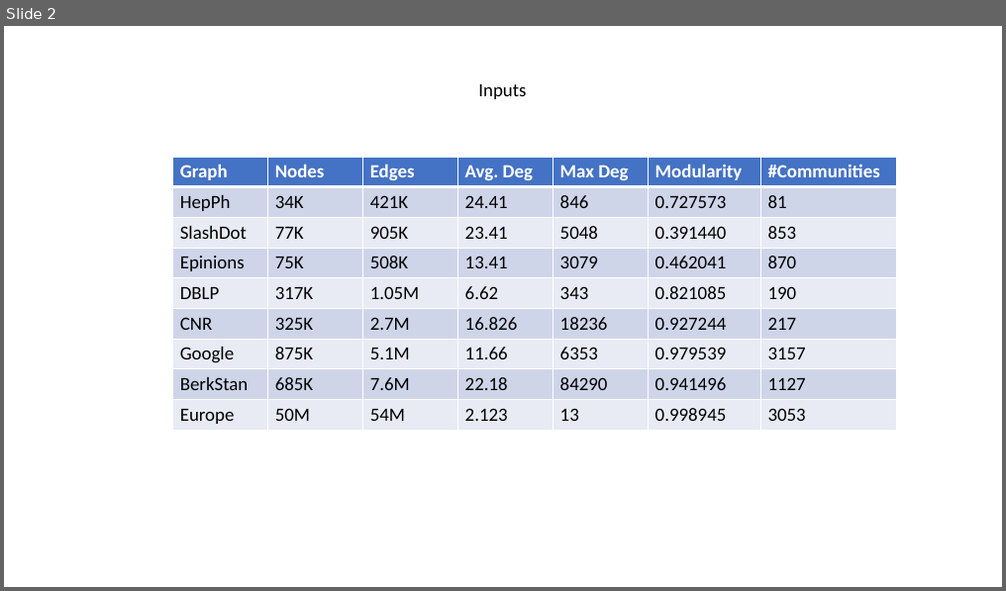
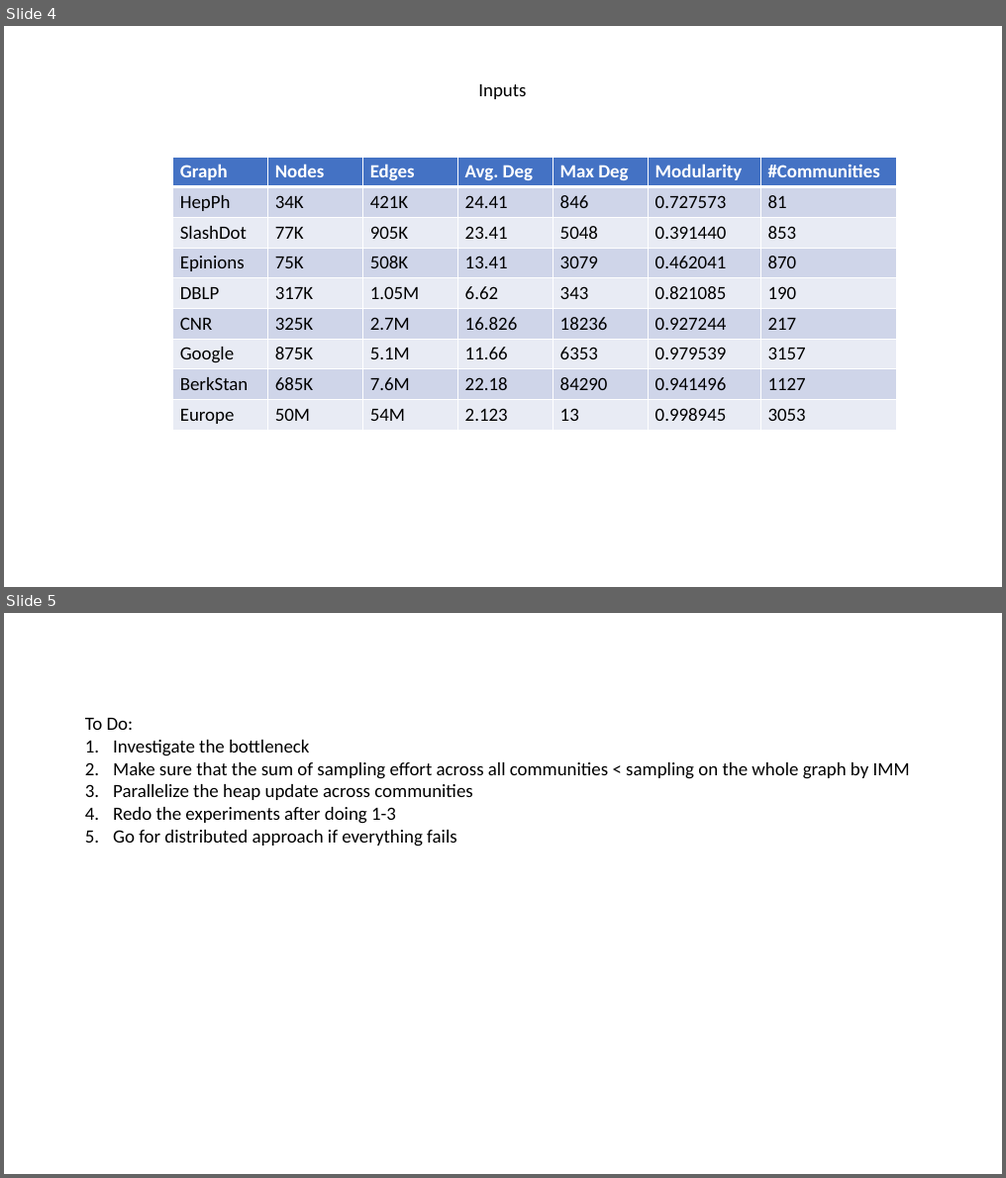
Before and after one commit to ReetBarik/Louvain-InfMax, a slide deck: Results.pptx. Shown one above the other, each under a label of ours: slide 2 before the commit, slides 4 and 5 after it. The pictures are 1006x591 and 1006x1178 pixels, drawn with LibreOffice and Linux fonts; fonts in the diff are those of the drawing. Boxes give left, top, right and bottom in pixels: in the first picture for what was removed or moved away, otherwise in the second. Text is boxed around its words. In the diff, an @@ line names an element or a change of style, - is before the commit and + after.

```diff
--- a/Results.pptx
+++ b/Results.pptx
@@ slide 5 added at (4, 613, 1002, 1174), background #FFFFFF @@
@@ text added at (85, 718, 910, 847), 18 pt, text #000000 @@
+To Do:
+1. Investigate the bottleneck
+2. Make sure that the sum of sampling effort across all communities < sampling on the whole graph by IMM
+3. Parallelize the heap update across communities
+4. Redo the experiments after doing 1-3
+5. Go for distributed approach if everything fails
@@ what was slide 2 is now slide 4 @@
```
Also in this commit, not shown: 1 slide changed, 1 other file.
